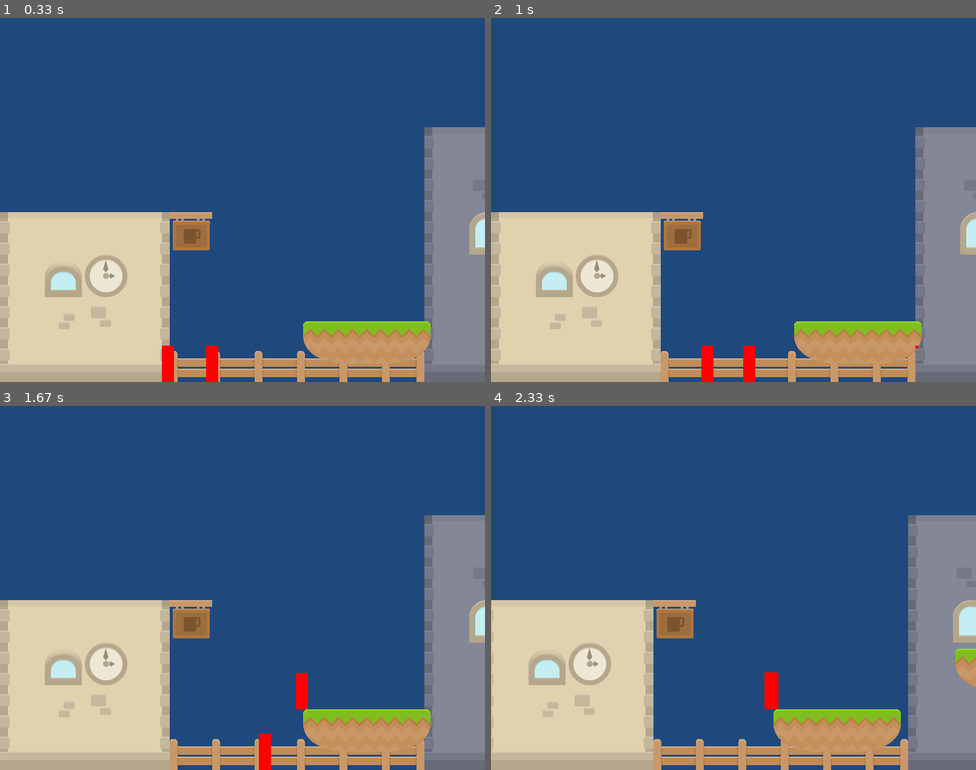
Above: before the commit, frames 1-4 (two rows, left to right).
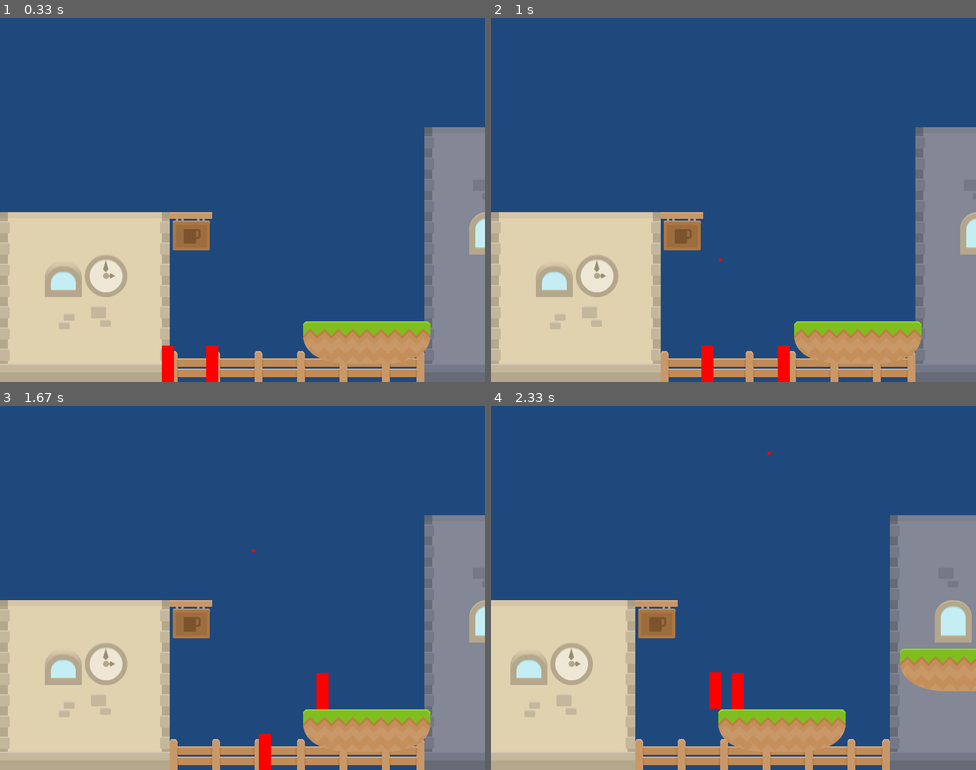
Above: after the commit, the same moments.

Repository: bsecker/Zombies_vs_Aliens
Game: pygame game, started from main.py
Same seed, same stepped clock (60 frames per second), same inputs: the game is played once before the commit and once after it. The source is Python 2; it was converted automatically to run under Python 3.
Inputs (mouse positions are in pixels of both pictures, inside the frame that each line leads up to):
- Up to frame 1 (0.33 s): no input
- Up to frame 2 (1 s): click (733, 200) at 0.38 s; hold D from 0.67 s (still down)
- Up to frame 3 (1.67 s): release D at 1.13 s; hold W 1.17-1.47 s; hold D from 1.5 s (still down)
- Up to frame 4 (2.33 s): release D at 1.97 s; hold A from 2 s (still down)

Frame 1 is identical in both runs. In frame 2, 0.5% of the frame differs, in the area x 47-89%, y 66-100%; in frame 3, 0.5%; in frame 4, 14%, in the area x 0-100%, y 12-100%.

Commit message:
sort-of working bullets
not moving at correct speed, but they fire correctly.

Diff:
--- a/entities.py
+++ b/entities.py
@@ -1,5 +1,6 @@
 import pygame
 import constants
+import math
 
 from spritesheet_functions import SpriteSheet
 
@@ -18,7 +19,7 @@
         self.max_gravity = 20
         self.jump_speed = 8
         self.gravity_accel = .30
-        self.move_speed = 4
+        self.move_speed = 7
         self.alive = True
 
         self.x_vel = 0
@@ -140,27 +141,44 @@
         Entity.__init__(self)
         self.ammo = 100
         self.health = 100
+        self.rot = 0
+
+    def update(self):
+        Entity.update(self)
 
     def fire(self):
         """ attack with current weapon
         TEMPORARY"""
-        bullet = Bullet()
+        bullet = Bullet(self.rot)
         bullet.rect.x = self.rect.x
         bullet.rect.y = self.rect.y
         bullet.level = self.level
         return bullet
 
+    def get_rot(self, mouse_pos):
+        return math.atan2(mouse_pos[1]-self.rect.y,mouse_pos[0]-self.rect.x)
+
+class Weapon(Base_Entity):
+    def __init__(self):
+        """Superclass for all player weapons."""
+        Base_Entity.__init__(self)
+
+class Pistol(Weapon):
+    def __init__(self):
+        Weapon.__init__(self)
+
 
 class Bullet(Base_Entity):
     """
     TO DO: for now, just spawn bullets - in future handle bullet creation by weapon classes
     """
-    def __init__(self):
+    def __init__(self, rot):
         Base_Entity.__init__(self)
+        self.rot = rot
         self.move_speed = 4
-        self.x_vel = 10
-        self.y_vel = 0
-        self.alive = False
+        print self.rot
+        self.x_vel = math.cos(self.rot) * self.move_speed
+        self.y_vel = math.sin(self.rot) * self.move_speed
 
         self.width = 5
         self.height = 5
@@ -173,7 +191,17 @@
     def update(self):
         # Move left/right
         self.rect.x += self.x_vel
-
+        self.rect.y += self.y_vel
+
+        # Collide with objects
         block_hit_list = pygame.sprite.spritecollide(self, self.level.block_list, False)
         if len(block_hit_list) > 0:
-            self.remove()
+            self.kill()
+
+        current_position = self.rect.x + self.level.world_shift
+
+        # Destroy if outside world
+        if current_position > -self.level.level_limit:
+            self.kill()
+        elif current_position < self.level.level_limit:
+            self.kill()
--- a/levels.py
+++ b/levels.py
@@ -8,6 +8,7 @@
     def __init__(self, player):
         self.block_list = pygame.sprite.Group()
         self.enemy_list = pygame.sprite.Group()
+        self.entity_list= pygame.sprite.Group()
         self.active_sprite_list = pygame.sprite.Group()
         self.player = player
 
@@ -21,6 +22,7 @@
     def update(self):
         self.block_list.update()
         self.enemy_list.update()
+        self.entity_list.update()
 
 
     def render(self, surface):
@@ -29,6 +31,7 @@
 
         #draw all sprite lists
         self.block_list.draw(surface)
+        self.enemy_list.draw(surface)
         self.enemy_list.draw(surface)
 
     def shift_world(self, shift_x):
@@ -41,6 +44,7 @@
 
         for enemy in self.enemy_list:
             enemy.rect.x += shift_x
+
 
     def add_zombie(self, x, y):
         #add zombie:
--- a/main.py
+++ b/main.py
@@ -34,6 +34,8 @@
     FPSCLOCK = pygame.time.Clock()
 
     while True:
+        player.rot = player.get_rot(pygame.mouse.get_pos())
+
         for event in pygame.event.get():
             if event.type == pygame.QUIT:
                 constants.terminate()
Not shown, changed: entities.pyc
Not shown, changed: levels.pyc
